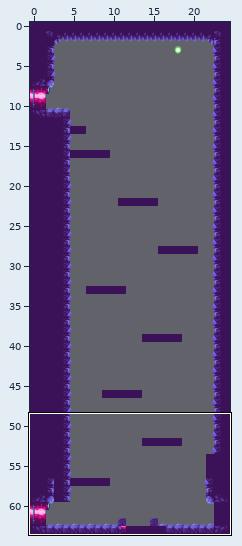
An edit to a level. Tiled map (JSON), src/maps/map8.json. The picture above shows the old version from afar; the outline marks the close-up.
Close-up. As it was:
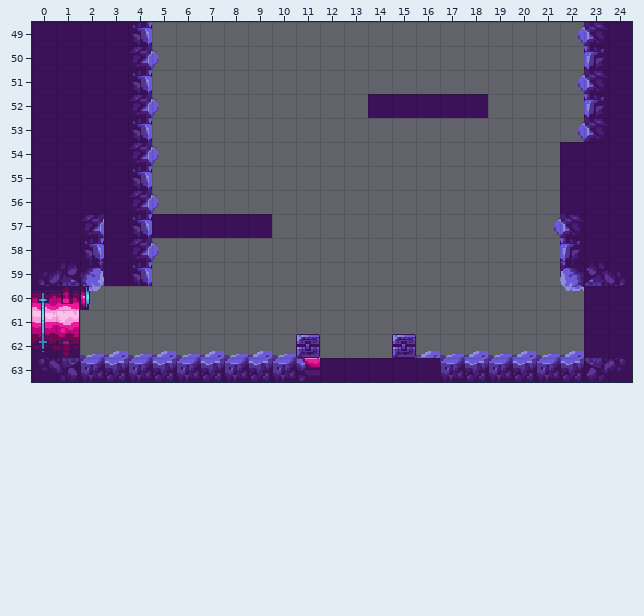
Cells are 16x16 px. Shown: x 0..24, y 49..63. The commit also changed other parts of the map, which this record leaves out.
After the commit:
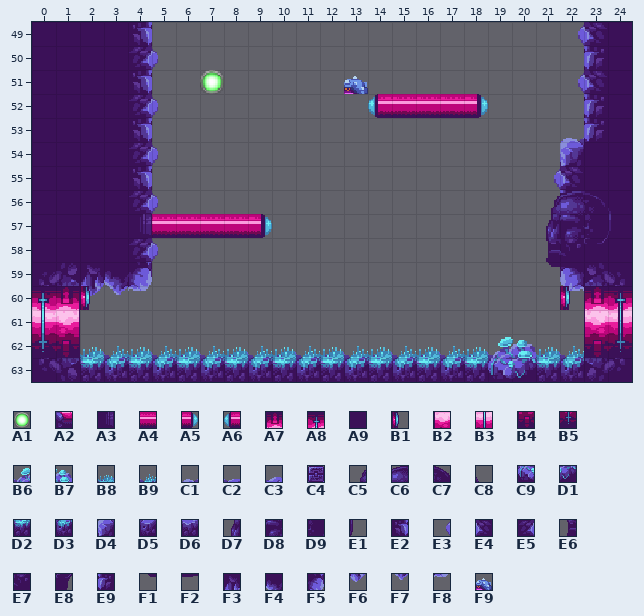
Key: from "tileground": A1 0, A2 66, A3 80, A4 81, A5 82, A6 85, A7 119, A8 120, A9 126, B1 181, B2 183, B3 184, B4 247, B5 248, B6 387, B7 388, B8 390, B9 392, C1 397, C2 398, C3 399, C4 405, C5 431, C6 432, C7 433, C8 434, C9 451, D1 452, D2 454, D3 456, D4 461, D5 462, D6 463, D7 495, D8 496, D9 497, E1 498, E2 510, E3 524, E4 525, E5 528, E6 559, E7 560, E8 561, E9 589, F1 623, F2 624, F3 654, F4 655, F5 656, F6 718, F7 719, F8 720, F9 1726.
__ is an empty cell.
Objects are placed by their top-left corner, in cells (3,4 is the top-left corner of cell 3,4); size is 1x1 cell unless given.
Tiles replaced or removed in this view: A2, A9, C2, C3, C4, D5, D6, E2, E3, E4, E5, F5, F8.
From old to new:
Changed rows in their new state; .. is an unchanged cell.
Layer "enemies":
added: F9 "crabe1" at 13,51
Layer "collideGround":
first column x 2:
52 .. .. .. .. .. .. .. .. .. .. .. .. A6 A4 A4 A4 A5 .. .. .. .. .. ..
53 .. .. .. .. .. .. .. .. .. .. .. .. .. .. .. .. .. .. .. .. C1 E9 ..
54 .. .. .. .. .. .. .. .. .. .. .. .. .. .. .. .. .. .. .. .. D4 .. ..
55 .. .. .. .. .. .. .. .. .. .. .. .. .. .. .. .. .. .. .. E3 E4 .. ..
56 .. .. .. .. .. .. .. .. .. .. .. .. .. .. .. .. .. .. .. .. E9 .. ..
57 A9 .. A3 A4 A4 A4 A4 A5 .. .. .. .. .. .. .. .. .. .. .. .. .. .. ..
58 A9 .. .. .. .. .. .. .. .. .. .. .. .. .. .. .. .. .. .. .. .. .. ..
59 F3 F4 F5 .. .. .. .. .. .. .. .. .. .. .. .. .. .. .. .. .. .. .. ..
60 F6 F7 F8 .. .. .. .. .. .. .. .. .. .. .. .. .. .. .. .. .. .. __ __
61 .. .. .. .. .. .. .. .. .. .. .. .. .. .. .. .. .. .. .. .. .. __ __
62 B8 B9 B8 B9 B8 B9 B8 B9 B8 B9 B8 B9 B8 B9 B8 B9 B8 B6 B7 B8 B9 __ __
63 D2 D3 D2 D3 D2 D3 D2 D3 D2 D3 D2 D3 D2 D3 D2 D3 D2 C9 D1 D2 D3 .. ..
Layer "front":
first column x 21:
56 C5 C6 C7 C8
57 D7 D8 D9 E1
58 E6 E7 E8 ..
59 F1 F2 .. ..
60 .. .. A7 A8
61 .. .. B2 B3
62 .. .. B4 B5
Layer "doors":
added: B1 "door2" at 22,60
Layer "lights":
added: A1 "ambient1" at 7,51
Boxes around the changes in both close-ups, in picture pixels (x1, y1, x2, y2):
added: (200, 70, 224, 94)
changed: (344, 76, 488, 118)
changed: (80, 118, 632, 382)
